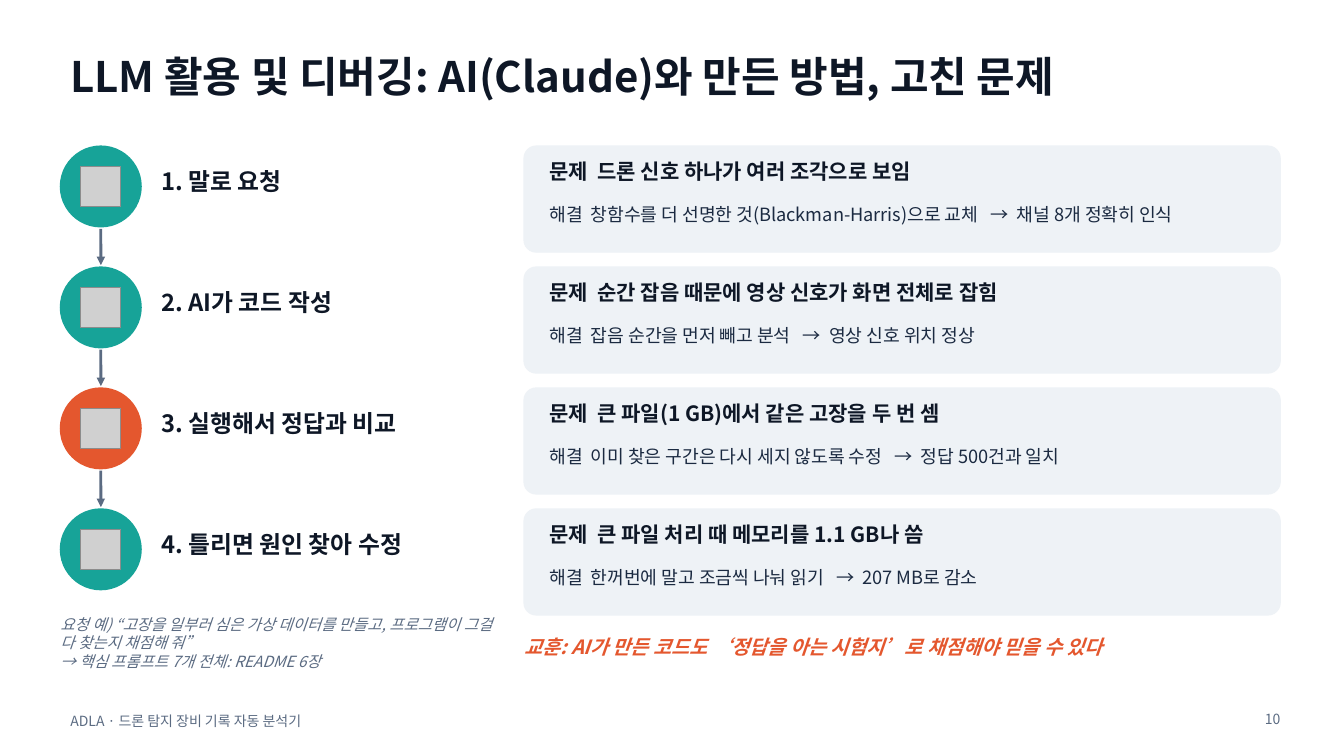
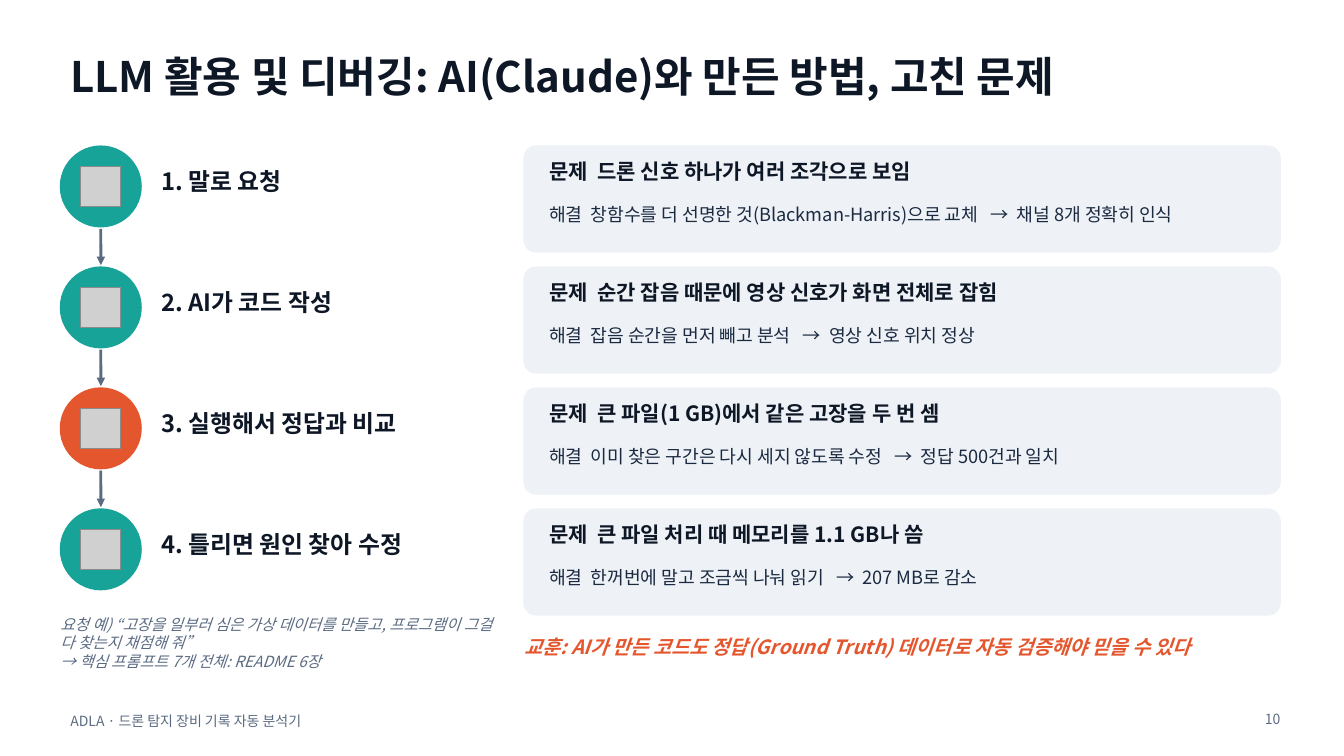
Before and after one commit to taeseokyoon/antidrone-log-analyzer, a slide deck: slide 10 of docs/ADLA_presentation.pptx. Drawn at 1344x756 pixels with LibreOffice and Linux fonts; fonts in the diff are those of the drawing; grey boxes stand for pictures. Boxes give left, top, right and bottom in pixels: in the first picture for what was removed or moved away, otherwise in the second. Text is boxed around its words. In the diff, an @@ line names an element or a change of style, - is before the commit and + after.

```diff
--- a/docs/ADLA_presentation.pptx
+++ b/docs/ADLA_presentation.pptx
@@ text at [524,637,1191,658]: text changed @@
-교훈: AI가 만든 코드도 ‘정답을 아는 시험지’로 채점해야 믿을 수 있다
+교훈: AI가 만든 코드도 정답(Ground Truth) 데이터로 자동 검증해야 믿을 수 있다
```
Also in this commit, not shown: 3 other slides changed, 2 other files.
